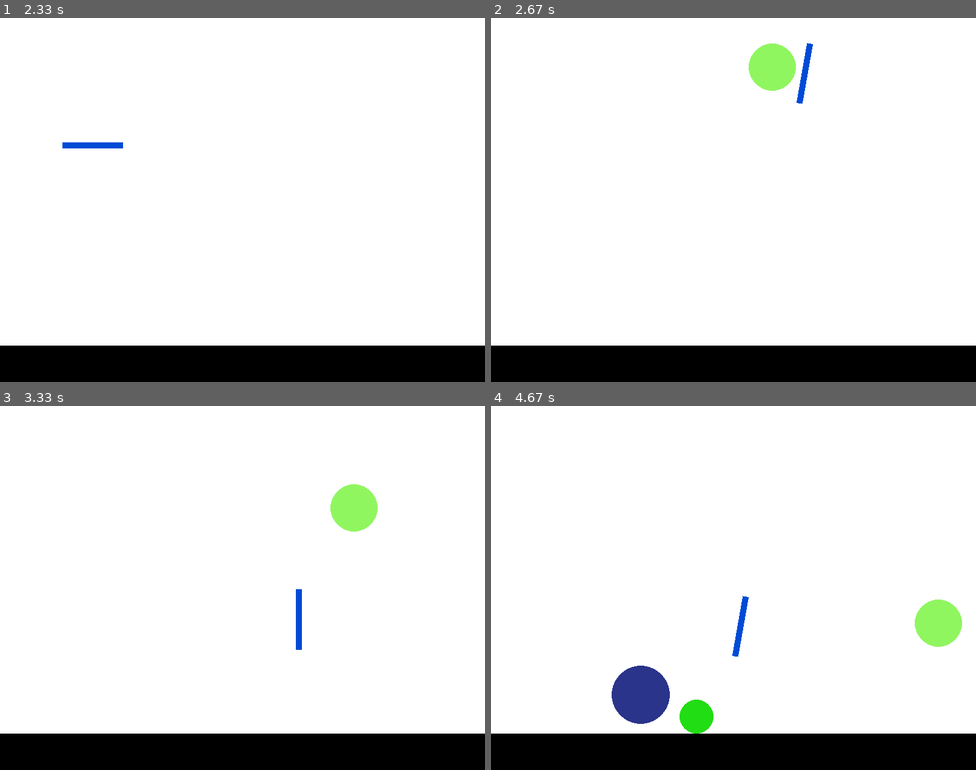
Above: before the commit, frames 1-4 (two rows, left to right).
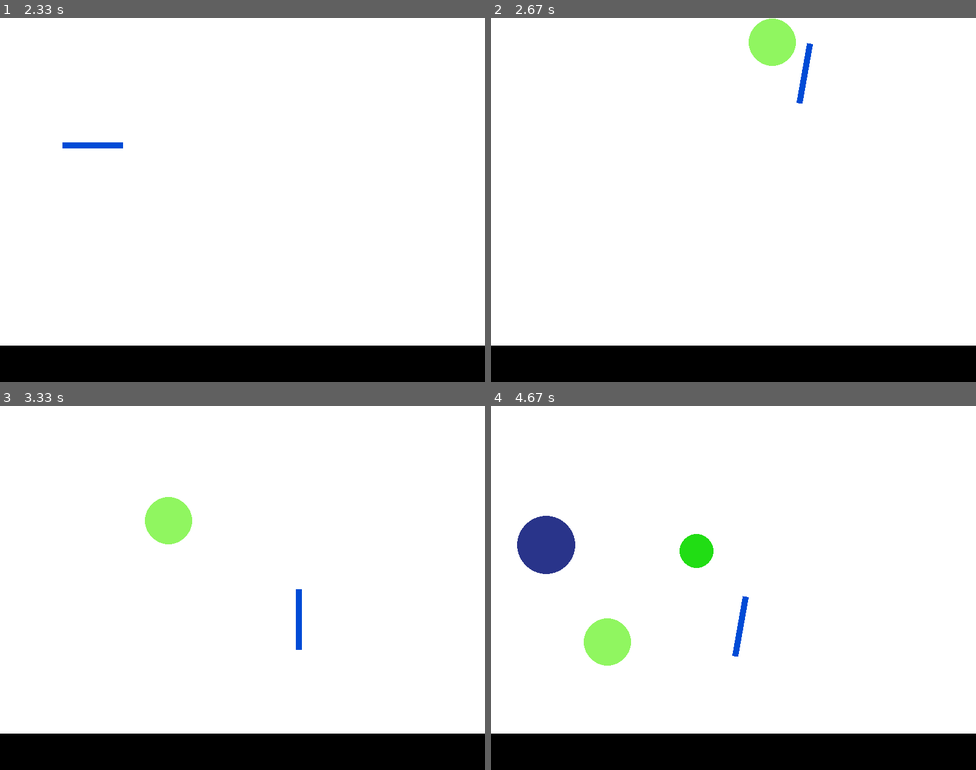
Above: after the commit, the same moments.

Repository: MichaelLesirge/intermediate-programming-class
Game: pygame game, started from ball_physics.py
Two runs of this game, one before a commit and one after it. Both use one fixed random seed, a clock stepped at 60 frames per second and the inputs below.
Inputs (mouse positions are in pixels of both pictures, inside the frame that each line leads up to):
- Up to frame 1 (2.33 s): hold Right 0.33-0.8 s; move the mouse to (223, 214) at 0.37 s; hold Right 0.83-1.3 s; move the mouse to (397, 189) at 0.87 s; hold Left 1.33-1.87 s; move the mouse to (126, 203) at 1.37 s; hold Left 1.9-2.3 s; move the mouse to (92, 145) at 1.93 s
- Up to frame 2 (2.67 s): hold Right from 2.33 s (still down); move the mouse to (806, 72) at 2.37 s
- Up to frame 3 (3.33 s): release Right at 2.97 s; hold Left from 3 s (still down); move the mouse to (300, 620) at 3.03 s
- Up to frame 4 (4.67 s): release Left at 3.47 s; hold Right 3.5-3.97 s; move the mouse to (743, 464) at 3.53 s; hold Right 4-4.47 s; move the mouse to (558, 577) at 4.03 s; hold Left from 4.5 s (still down); move the mouse to (738, 624) at 4.53 s

Frame 1 is identical in both runs. In frame 2, 1.3% of the frame differs, in the area x 53-63%, y 0-20%; in frame 3, 2.0%; in frame 4, 6.0%, in the area x 5-98%, y 30-90%.

Commit message:
do stuff

Diff:
--- a/ball_physics.py
+++ b/ball_physics.py
@@ -7,7 +7,7 @@
 SCREEN_WIDTH = 800
 SCREEN_HEIGHT = 600
 
-BOUNCE_RETENTION = 0.9
+BOUNCE_RETENTION = 0.6
 GRAVITY = pygame.Vector2(0, 0.5)
 AIR_RESISTANCE = 0.005
 
@@ -60,53 +60,66 @@
         floors: list[Floor] = list(floors_group)
         other_balls: list[Ball] = list(other_balls_group)
 
-        self.velocity += GRAVITY
-        if self.velocity.x > 0: self.velocity.x -= AIR_RESISTANCE
-        if self.velocity.x < 0: self.velocity.x += AIR_RESISTANCE
-        if self.velocity.y > 0: self.velocity.y -= AIR_RESISTANCE
-        if self.velocity.y < 0: self.velocity.y += AIR_RESISTANCE
+        self.velocity += GRAVITY * self.mass
+        self.position += self.velocity
 
-        self.position += self.velocity
+        self.velocity.move_towards_ip((0, 0), AIR_RESISTANCE)
 
         if self.rect.left < 0 or self.rect.right > SCREEN_WIDTH:
             self.velocity.x *= -BOUNCE_RETENTION
 
         for floor in floors:
-            # if self.rect.bottom > floor.rect.top:
-            if self.rect.colliderect(floor.rect):
-                self.rect.bottom = floor.rect.top
-                self.velocity.y -= 3
-                self.velocity.y *= -BOUNCE_RETENTION
+            if self.rect.colliderect(floor.rect) and pygame.sprite.collide_mask(self, floor):
+                self.rect.y -= self.velocity.y
+
+                if self.rect.y > floor.rect.y: continue
+
+                angle_radians = math.radians(90 - floor.angle)
+                nx = math.cos(angle_radians)
+                ny = math.sin(angle_radians)
+                self.velocity.reflect_ip((nx, ny))
+
+                self.velocity.y *= BOUNCE_RETENTION
+
+
+        # for other in other_balls:
+        #     if other is self: continue
+
+        #     if self.rect.colliderect(other.rect):
+        #         collide_point = pygame.sprite.collide_mask(self, other)
+        #         if collide_point:
+        #             pass
 
 
 class Floor(pygame.sprite.Sprite):
-    def __init__(self, size: pygame.Vector2, location: pygame.Vector2 = (0, 0)) -> None:
+    def __init__(self, size: pygame.Vector2, location: pygame.Vector2 = (0, 0), angle = 0) -> None:
         super().__init__()
 
-        self.angle = 0
+        self.angle = angle % 180
         self.mass = float("inf")
 
         self.speed = pygame.Vector2(0, 0)
 
-        self.image_start = pygame.Surface(size)
+        self.image = pygame.Surface(size)
         self.rect = pygame.rect.Rect(location, pygame.Vector2(location) + size)
 
-        self.image_start.fill(BLACK)
-        self.image = self.image_start
+        self.image.fill(BLACK)
+
+        self.image = pygame.transform.rotate(self.image, self.angle)
+        self.image.set_colorkey((255, 255, 255))
+
 
 class Paddle(Floor):
     def __init__(self, size: pygame.Vector2, location: pygame.Vector2 = (0, 0)) -> None:
         super().__init__(size, location)
 
-        change_size = 5
         color = (0, 75, 214)
+
+        self.image_start = self.image
 
         self.image.fill(color)
 
-        self.spin_speed = change_size
-        self.grow_size = change_size
-
-        self.image.set_colorkey((30, 30, 30))
+        self.spin_speed = 5
 
         self.should_move = False
 
@@ -115,13 +128,9 @@
         keys = pygame.key.get_pressed()
 
         if keys[pygame.K_LEFT]:
-            self.angle = (self.angle + self.spin_speed) % 360
+            self.angle = (self.angle + self.spin_speed) % 180
         if keys[pygame.K_RIGHT]:
-            self.angle = (self.angle - self.spin_speed) % 360
-        # if keys[pygame.K_UP]:
-        #     self.width = min(self.width + self.grow_size, 100)
-        # if keys[pygame.K_DOWN]:
-        #     self.width - max(self.grow_size - self.grow_size, 0)
+            self.angle = (self.angle - self.spin_speed) % 180
 
         self.image = pygame.transform.rotate(self.image_start, self.angle)
         self.rect = self.image.get_rect()
@@ -141,8 +150,17 @@
 
     floors = pygame.sprite.Group()
 
-    floor = Floor((SCREEN_WIDTH, SCREEN_HEIGHT * 0.1), (0, SCREEN_HEIGHT * 0.9))
+    floor_height = SCREEN_HEIGHT * 0.9
+
+    floor = Floor((SCREEN_WIDTH, SCREEN_HEIGHT * 0.1), (0, floor_height))
     floors.add(floor)
+
+    block_width = 100
+
+    # l_block = Floor((block_width, 10), (SCREEN_WIDTH / 2 - block_width / 2, floor_height - 10), 45)
+    # floors.add(l_block)
+    # r_block = Floor((block_width, 10), (SCREEN_WIDTH / 2 + block_width / 2, floor_height - 10), -45)
+    # floors.add(r_block)
 
     paddle = Paddle((100, 10))
     floors.add(paddle)
